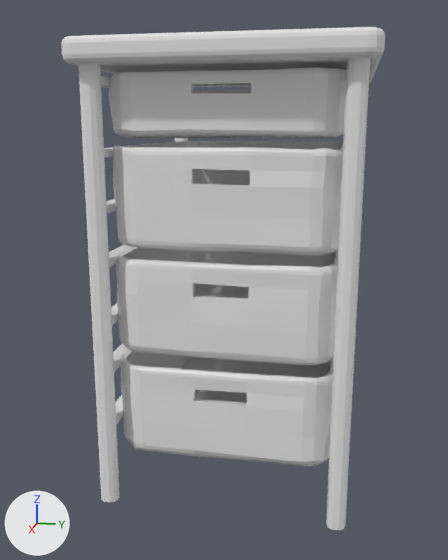
Before and after pictures for a commit that changed the FBX model Dust-Bunnies/Assets/Art Assets/Environment_Art/Props/dressers/Dresser2.fbx.
One viewpoint serves both versions: a camera (50 mm lens) standing at (5.56, 0.91, 3.34) and looking at (0.09, -0.19, 1.97). Every picture has the same lights, and +X, +Y and +Z are marked at lower left. The first picture is the older version. Where no turn or scale is listed for an object, it has been applied to the vertices.

Names of what the first picture shows: 'DresserFrame', 'DresserTop', 'FinalDrawer', 'FinalDrawer.001', 'FinalDrawer.002', 'FinalDrawer.003'.
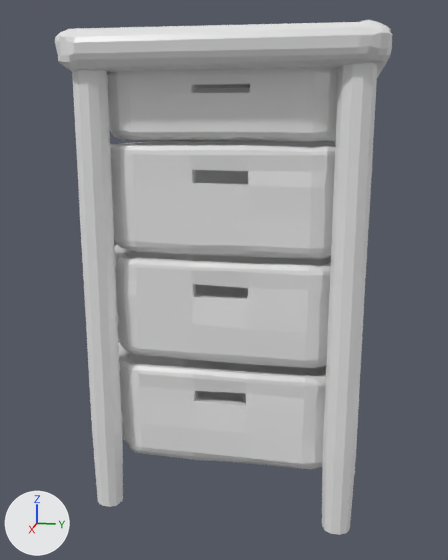
Boxes [x1, y1, x2, y2] around the edits, measured in the pictures (448 x 560 px):
'DresserFrame', reshaped: before [78, 58, 370, 530]; after [72, 63, 378, 535]
'FinalDrawer', reshaped: before [112, 141, 343, 256]; after [110, 141, 336, 260]
'FinalDrawer.001', reshaped: before [116, 247, 338, 365]; after [115, 250, 331, 368]
'FinalDrawer.002', reshaped: before [121, 350, 334, 467]; after [120, 352, 326, 469]
'FinalDrawer.003', reshaped: before [108, 68, 346, 139]; after [108, 68, 339, 143]
'DresserTop', reshaped (13% taller): before [61, 27, 385, 87]; after [55, 20, 392, 88]
part 3 of me_cube_007, added: after [55, 20, 392, 88]
part 4 of me_cube_011, added: after [322, 63, 378, 535]
part 5 of me_cube_011, added: after [72, 70, 143, 507]

Edits to the bpy script that builds the scene:
```text
Change me_cube_016:
    used by ob_finaldrawer_001; location = (0.0, 0.0, 0.0)
    remove me_cube_016.from_pydata(...)  # 660 vertices, 624 faces; spans x -1.16..1.18, y -0.89..0.9, z 1.57..2.36
    add me_cube_016.from_pydata(...)  # 660 vertices, 624 faces; spans x -1.18..1.2, y -0.91..0.92, z 1.55..2.38
    me_cube_016 part 6: 330 of 660 vertices moved; they spanned x -1.16..1.18, y -0.89..0.9, z 1.57..2.36 and now span x -1.18..1.2, y -0.91..0.92, z 1.55..2.38; mean shift (0.0, 0.0, 0.0); largest move (1.01, 0.74, 1.59) -> (1.02, 0.74, 1.56)
Change me_cube_012:
    used by ob_finaldrawer; location = (0.0, 0.0, 0.0)
    remove me_cube_012.from_pydata(...)  # 660 vertices, 624 faces; spans x -1.15..1.17, y -0.89..0.89, z 2.42..3.2
    add me_cube_012.from_pydata(...)  # 660 vertices, 624 faces; spans x -1.18..1.2, y -0.92..0.92, z 2.39..3.22
    me_cube_012 part 1: 330 of 660 vertices moved; they spanned x -1.15..1.17, y -0.89..0.89, z 2.42..3.2 and now span x -1.18..1.2, y -0.92..0.92, z 2.39..3.22; mean shift (0.0, 0.0, 0.0); largest move (1.01, 0.73, 2.44) -> (1.01, 0.74, 2.4)
Change me_cube_017:
    used by ob_finaldrawer_002; location = (0.0, 0.0, 0.0)
    remove me_cube_017.from_pydata(...)  # 660 vertices, 624 faces; spans x -1.16..1.17, y -0.9..0.89, z 0.72..1.5
    add me_cube_017.from_pydata(...)  # 660 vertices, 624 faces; spans x -1.18..1.2, y -0.92..0.91, z 0.69..1.52
    me_cube_017 part 7: 330 of 660 vertices moved; they spanned x -1.16..1.17, y -0.9..0.89, z 0.72..1.5 and now span x -1.18..1.2, y -0.92..0.91, z 0.69..1.52; mean shift (0.0, 0.0, 0.0); largest move (-0.91, -0.88, 1.24) -> (-0.91, -0.91, 1.24)
Change me_cube_007:
    used by ob_dressertop; location = (0.0, 0.0, 0.0)
    remove me_cube_007.from_pydata(...)  # 200 vertices, 186 faces; spans x -1.4..1.4, y -1.08..1.08, z 3.76..3.94
    add me_cube_007.from_pydata(...)  # 400 vertices, 372 faces; spans x -1.44..1.45, y -1.12..1.14, z 3.71..4.0
    me_cube_007 part 3: a new loose piece of 200 vertices spanning x -1.44..1.45, y -1.12..1.14, z 3.71..4.0, in mat_outline_shader_001 (white #e7e7e7)
    add me_cube_007.materials.append(mat_outline_shader_001)  # white #e7e7e7
Change me_cube_011:
    used by ob_dresserframe; location = (0.0, 0.0, 0.0)
    remove me_cube_011.from_pydata(...)  # 768 vertices, 752 faces; spans x -1.29..1.29, y -1.0..1.0, z 0.34..3.76
    add me_cube_011.from_pydata(...)  # 1584 vertices, 1552 faces; spans x -1.34..1.34, y -1.05..1.05, z 0.32..3.77
    me_cube_011 part 4: a new loose piece of 408 vertices spanning x -1.34..1.34, y 0.8..1.05, z 0.32..3.77, in mat_outline_shader_001 (white #e7e7e7)
    me_cube_011 part 5: a new loose piece of 408 vertices spanning x -1.34..1.34, y -1.05..-0.8, z 0.32..3.77, in mat_outline_shader_001 (white #e7e7e7)
    add me_cube_011.materials.append(mat_outline_shader_001)  # white #e7e7e7
Change me_cube_018:
    used by ob_finaldrawer_003; location = (0.0, 0.0, 0.0)
    remove me_cube_018.from_pydata(...)  # 660 vertices, 624 faces; spans x -1.16..1.17, y -0.89..0.89, z 3.26..3.73
    add me_cube_018.from_pydata(...)  # 660 vertices, 624 faces; spans x -1.19..1.19, y -0.91..0.91, z 3.23..3.74
    me_cube_018 part 2: 330 of 660 vertices moved; they spanned x -1.16..1.17, y -0.89..0.89, z 3.26..3.73 and now span x -1.19..1.19, y -0.91..0.91, z 3.23..3.74; mean shift (0.0, 0.0, 0.0); largest move (1.09, -0.8, 3.7) -> (1.11, -0.83, 3.71)
```
